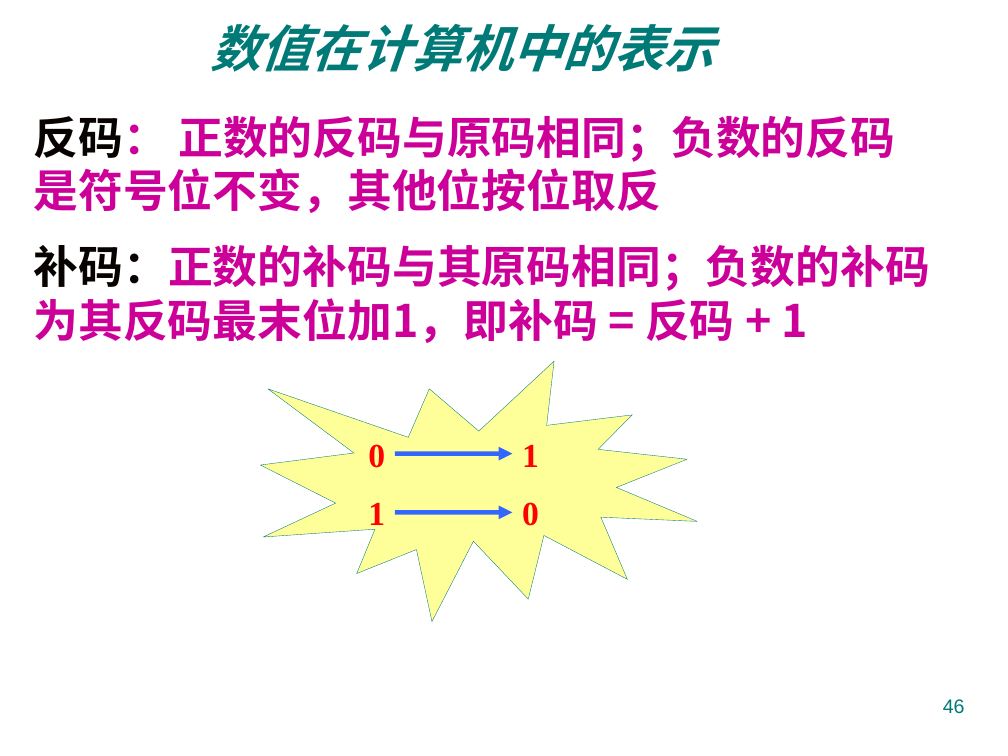
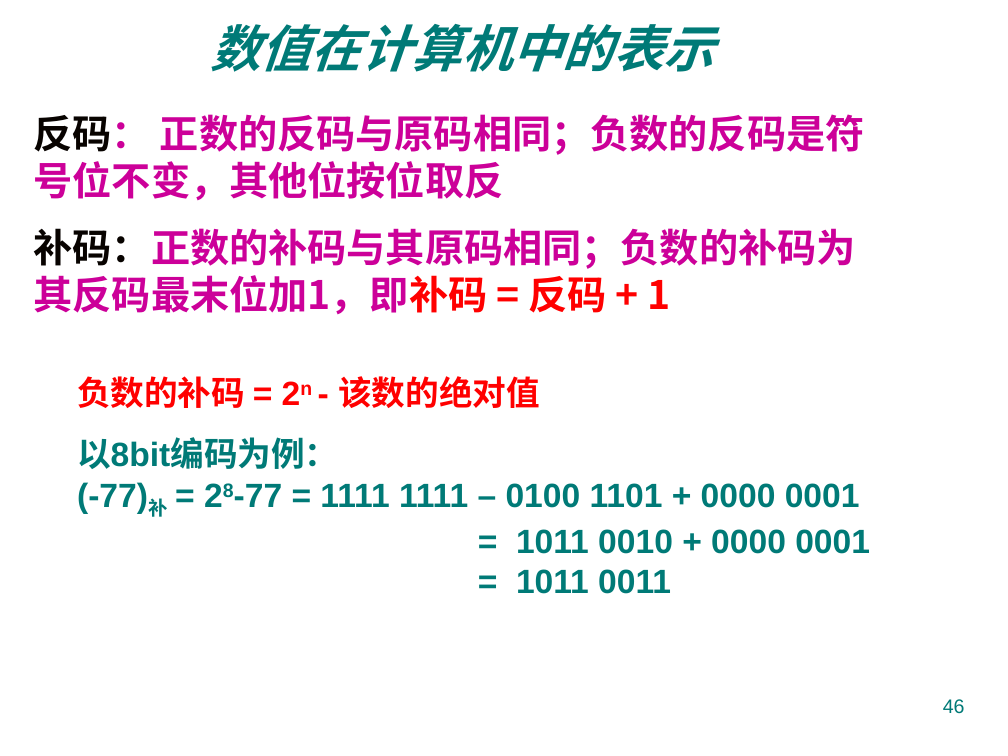
Before and after one commit to jtrfid/C-Repositories, a slide deck: slide 46 of 2016/计算机导论/pptx/1. 计算机文化概论.pptx. Drawn at 1008x756 pixels with LibreOffice and Linux fonts; fonts in the diff are those of the drawing; background and template pictures are left out. Boxes give left, top, right and bottom in pixels: in the first picture for what was removed or moved away, otherwise in the second. Text is boxed around its words. In the diff, an @@ line names an element or a change of style, - is before the commit and + after.

Commit message:
添加补码的计算方法

```diff
--- a/2016/计算机导论/pptx/1. 计算机文化概论.pptx
+++ b/2016/计算机导论/pptx/1. 计算机文化概论.pptx
@@ text "反码： 正数的反码与原码相同；负数的反码是符号位不变，其他位按位取反" at [34, 114, 865, 314]: size 32 to 28 pt; text colour #CC0099 to #FF0000 in "补码：正数的补码与其原码相同；负数的补码为其反码最末位加1，即补码 = 反码 + 1"; less space between paragraphs @@
@@ text added at [77, 376, 540, 408], 24 pt, text #FF0000, bold @@
+负数的补码 = 2n - 该数的绝对值
@@ text added at [77, 437, 870, 594], 24 pt, text #007A77, bold @@
+以8bit编码为例：
+(-77)补 = 28-77 = 1111 1111 – 0100 1101 + 0000 0001
+= 1011 0010 + 0000 0001
+= 1011 0011
@@ group removed at [260, 361, 697, 621]: 4 texts, 2 arrows, 1 irregular seal @@
-0
-1
-1
-0
```
